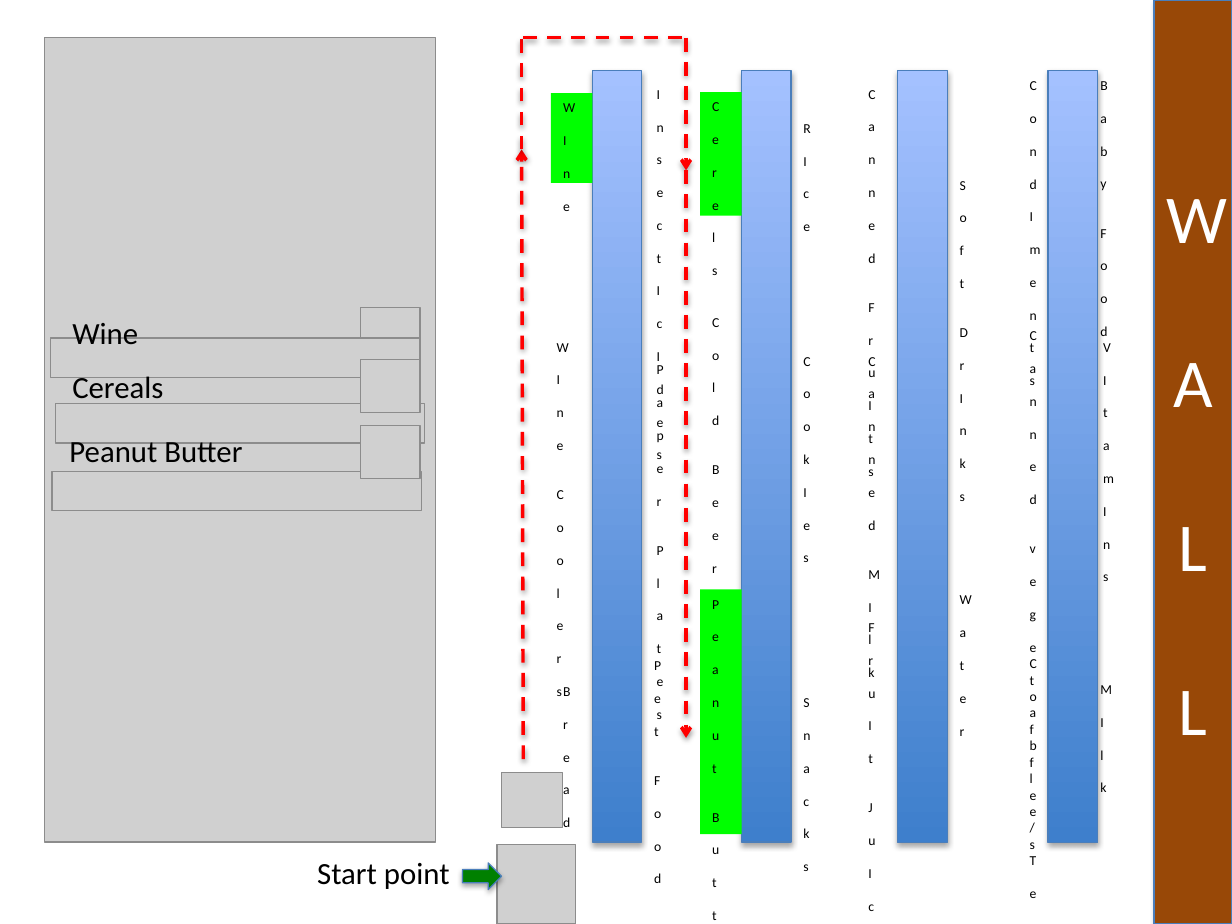
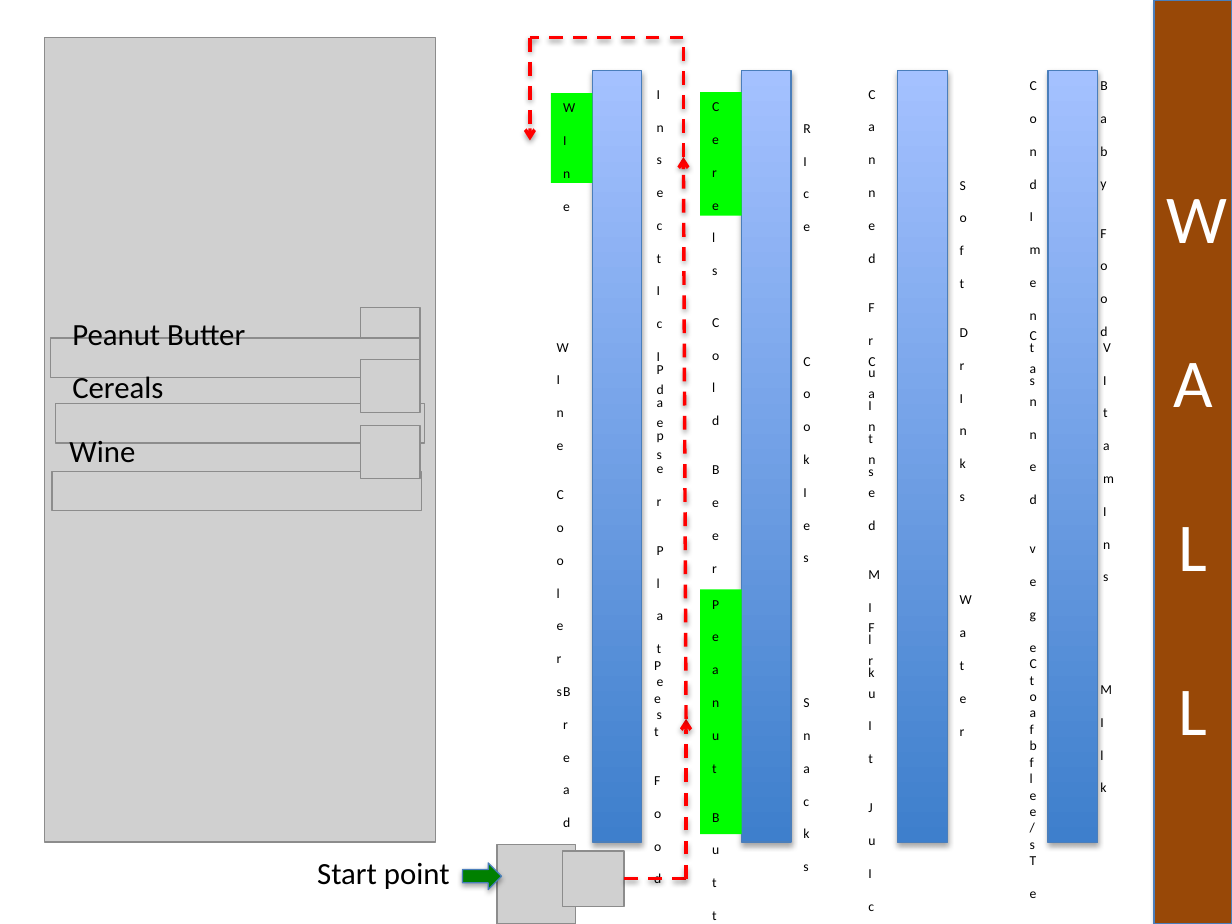
Before and after one commit to samuelbritt/QuickShop, a slide deck: slide 11 of QuickShop_DEMO.pptx. Drawn at 1232x924 pixels with LibreOffice and Linux fonts; fonts in the diff are those of the drawing; grey boxes stand for pictures. Boxes give left, top, right and bottom in pixels: in the first picture for what was removed or moved away, otherwise in the second. Text is boxed around its words. In the diff, an @@ line names an element or a change of style, - is before the commit and + after.

```diff
--- a/QuickShop_DEMO.pptx
+++ b/QuickShop_DEMO.pptx
@@ line moved from (524, 38) - (686, 38) to (684, 38) - (530, 38) @@
@@ line moved from (521, 149) - (521, 38) to (530, 38) - (530, 140) @@
@@ line (530, 38) - (530, 140): line to arrow @@
@@ arrow moved from (686, 38) - (686, 170) to (684, 156) - (684, 38) @@
@@ arrow (684, 156) - (684, 38): arrow to line @@
@@ arrow removed from (524, 759) to (521, 149) @@
@@ arrow moved from (686, 170) - (686, 738) to (686, 719) - (684, 156) @@
@@ text "Peanut Butter": place and size @@
-text "Peanut Butter" at <box>69,442,242,463</box>
+text "Peanut Butter" at <box>72,325,245,346</box>
@@ text "Wine": place and size @@
-text "Wine" at <box>72,323,138,344</box>
+text "Wine" at <box>69,441,135,462</box>
@@ arrow added from (686, 878) to (686, 719), #FF0000 2 pt dashed @@
@@ picture: place and size @@
-picture at <box>501,772,563,828</box>
+picture at <box>563,851,625,907</box>
@@ line added from (625, 878) to (686, 878), #FF0000 2 pt dashed @@
```
Also in this commit, not shown: 5 other slides changed, 1 other file.
